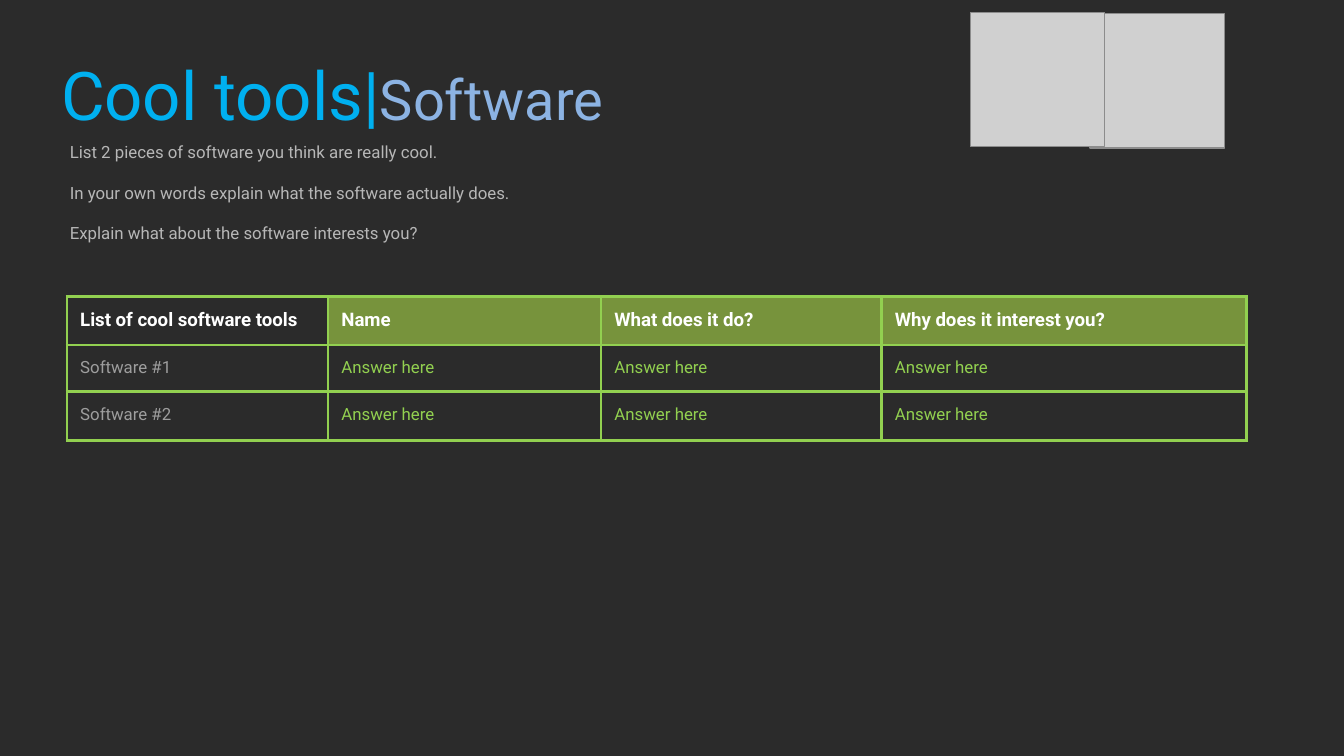
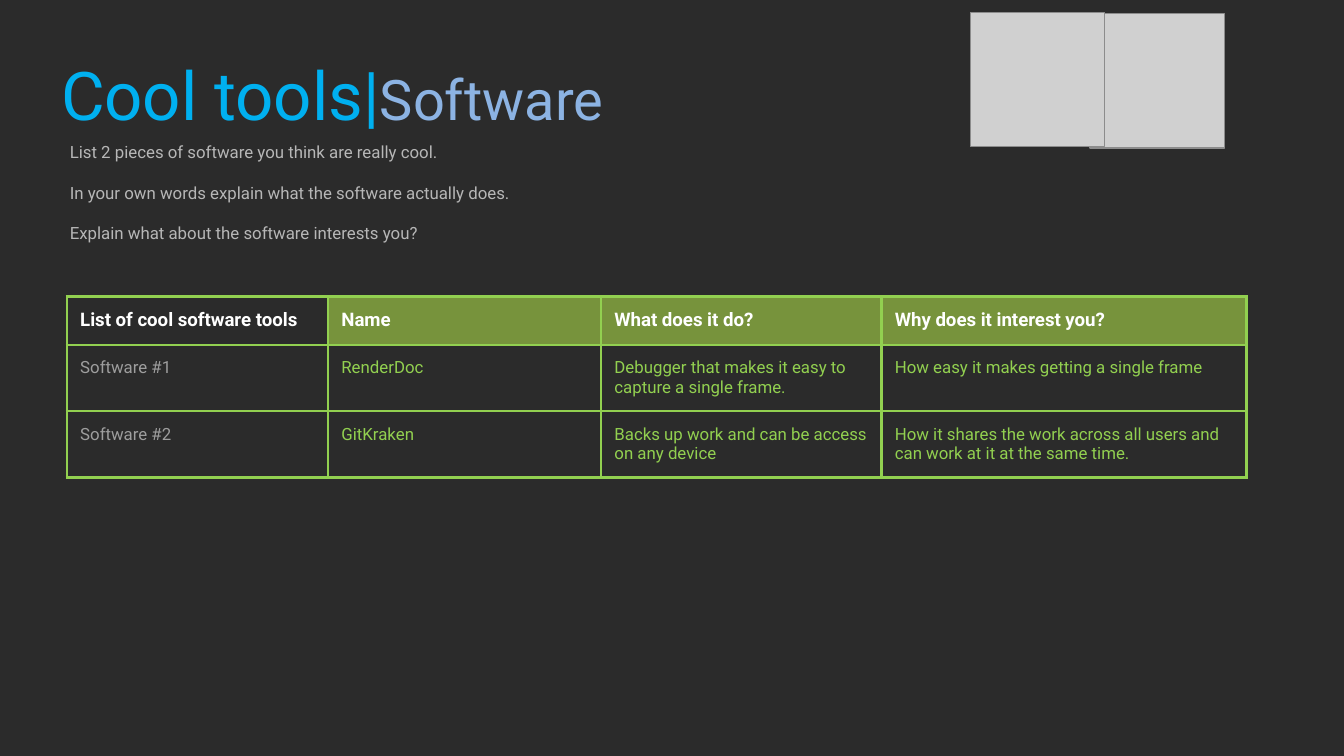
Before and after one commit to Ryszarder/ProfessionalStudies, a slide deck: slide 14 of 2021_Professional_Studies_1_BlakePeck.pptx. Drawn at 1344x756 pixels with LibreOffice and Linux fonts; fonts in the diff are those of the drawing; grey boxes stand for pictures; background and template pictures are left out; a plain dark background stands for a picture behind light text. Boxes give left, top, right and bottom in pixels: in the first picture for what was removed or moved away, otherwise in the second. Text is boxed around its words. In the diff, an @@ line names an element or a change of style, - is before the commit and + after.

Commit message:
Pages 8 - 17

```diff
--- a/2021_Professional_Studies_1_BlakePeck.pptx
+++ b/2021_Professional_Studies_1_BlakePeck.pptx
@@ table at [67, 296, 1247, 480] @@
-row 2: Software #1 | Answer here | Answer here | Answer here
+row 2: Software #1 | RenderDoc | Debugger that makes it easy to capture a single frame. | How easy it makes getting a single frame
-row 3: Software #2 | Answer here | Answer here | Answer here
+row 3: Software #2 | GitKraken | Backs up work and can be access on any device | How it shares the work across all users and can work at it at the same time.
```
Also in this commit, not shown: 9 other slides changed.
